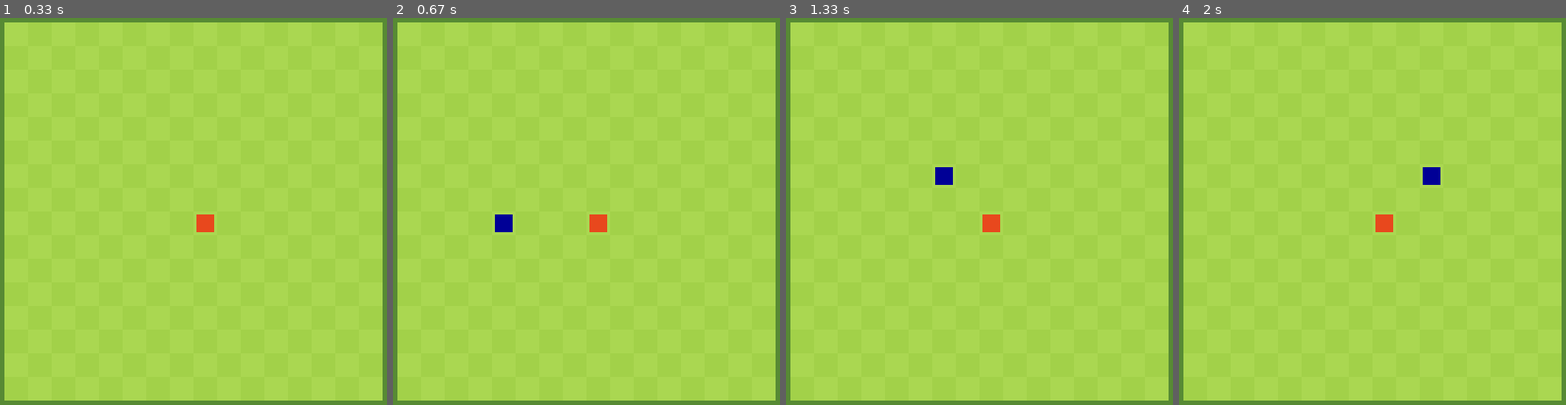
Above: before the commit, frames 1-4 (left to right).
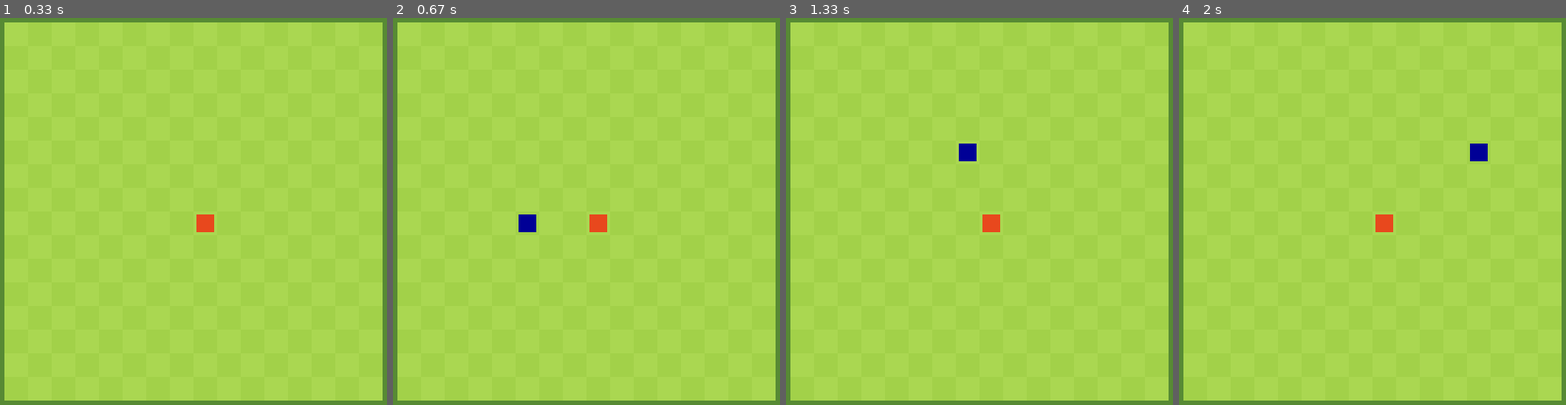
Above: after the commit, the same moments.

Repository: ThijmenStarrie/PygameSnake
Game: pygame game, started from PyGameSnake.py
Two runs of this game, one before a commit and one after it. Both use one fixed random seed, a clock stepped at 60 frames per second and the inputs below.
Inputs:
- Up to frame 1 (0.33 s): no input
- Up to frame 2 (0.67 s): hold Right from 0.33 s (still down)
- Up to frame 3 (1.33 s): release Right at 0.8 s; hold Up 0.83-1.13 s; hold Right from 1.17 s (still down)
- Up to frame 4 (2 s): release Right at 1.63 s

Frame 1 is identical in both runs. In frame 2, 0.4% of the frame differs, in the area x 26-38%, y 50-56%; in frame 3, 0.4%; in frame 4, 0.4%.

Commit message:
SOlved the illegal suicide

Diff:
--- a/PyGameSnake.py
+++ b/PyGameSnake.py
@@ -5,7 +5,6 @@
 
 pygame.init()
 
-# testing atom
 # Colors
 white = (255, 255, 255)
 black = (000, 000, 000)
@@ -27,7 +26,7 @@
 last_direction = (0, 0)
 
 # graphics
-FPS = 6
+FPS = 8
 FPSCLOCK = pygame.time.Clock()
 square_size = 32
 board_width = 16
@@ -78,15 +77,18 @@
 
 
 def random_apple():
+    retry = False
     while True:
         apple = (random.randrange(board_width), random.randrange(board_height))
         applex, appley = apple
         for s in snake_xy:
-            if s != apple:
+            if s == apple:
+                retry is True
                 break
         else:
-            continue
-        break
+            retry is False
+        if retry is False:
+            break
     pygame.draw.rect(DISPLAYSURF, apple_color, (xmargin + applex * square_size
                                                 + apple_margin, ymargin + appley * square_size
                                                 + apple_margin, square_size - 2 * apple_margin,
@@ -105,18 +107,19 @@
     elif keyinput == keyleft and last_direction != (1, 0):
         print("LEFT")
         return (-1, 0)
-    elif keyinput == keyright and last_direction != (1, 0):
+    elif keyinput == keyright and last_direction != (-1, 0):
         print("RIGHT")
         return (1, 0)
     else:
         return last_direction
+        print("last direction")
 
 
 def snake():
     global dead, ate_apple, score, apple_xy, last_direction
     last_head_x, last_head_y = snake_xy[-1]
-    print(direction)
     last_direction = direction
+    print(last_direction)
     direction_x, direction_y = direction
     next_snake_xy = (last_head_x + direction_x, last_head_y + direction_y)
     if next_snake_xy[0] < 0 or next_snake_xy[0] > board_width - 1:
@@ -142,7 +145,6 @@
 def render_snake():
     global ate_apple
     head_x, head_y = snake_xy[-1]
-    print(snake_xy[-1])
     pygame.draw.rect(DISPLAYSURF, snake_head_color, (xmargin + head_x *
                                                      square_size + snake_margin, ymargin + head_y * square_size
                                                      + snake_margin, square_size - 2 * snake_margin,
@@ -174,7 +176,8 @@
 update_score(score)
 background_grid()
 pygame.draw.rect(DISPLAYSURF, apple_color, (xmargin + apple_xy[0] * square_size
-                                            + apple_margin, ymargin + apple_xy[1] * square_size
+                                            + apple_margin, ymargin +
+                                            apple_xy[1] * square_size
                                             + apple_margin, square_size - 2 * apple_margin,
                                             square_size - 2 * apple_margin))
 while True:
